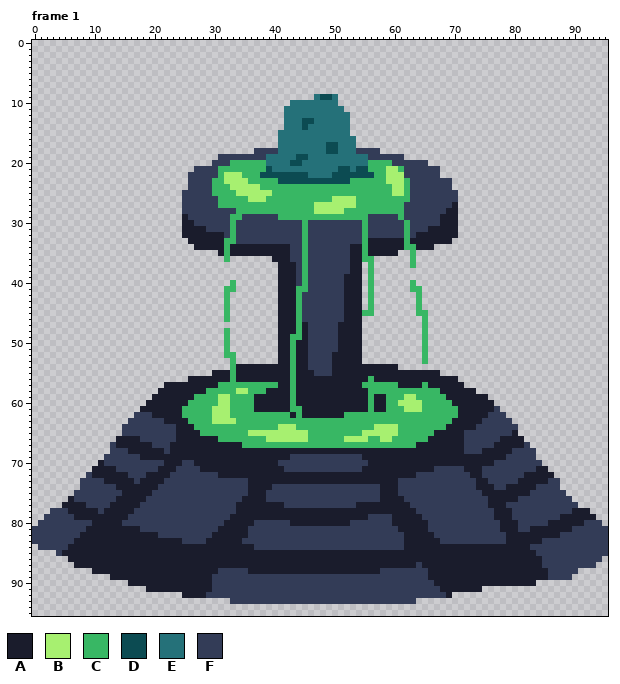
A pixel-art file gets an edit: Assets/Sprites/World/Fountain.aseprite. Above, as it was before the edit.
96x96 pixels, 1 frame. Shown: frame 1. The commit also changed other frames, which this record leaves out.
Palette (. is transparent): A #1a1c2c  B #a7f070  C #38b764  D #0c4b52  E #257179  F #333c57
Pixels before, frame 1 (only the part around the change), first column x 25:
 0 ............................................
 1 ............................................
 2 ............................................
 3 ............................................
 4 ............................................
 5 ............................................
 6 ............................................
 7 ............................................
 8 ............................................
 9 ......................EDDE..................
10 ..................EEEEEEEE..................
11 .................EEEEEEEEEE.................
12 .................EEEEEEEEEEE................
13 .................EEEDDEEEEEE................
14 .................EEEDEEEEEEE................
15 ................EEEEEEEEEEEE................
16 ................EEEEEEEEEEEEE...............
17 ................EEEEEEEEDDEEE...............
18 ............FFFFEEEEEEEEDDEEEFFFF...........
19 ......FFFFFFFFEEEEEDDEEEEEEEEEEFFFFFF.......
20 .....FFFCCCCCCEEEEDDEEEEEEEEEEECCCCFFFFFF...
21 ..FFFFCCCCCCCCDEEEEEEEEEEEDDEDDCCCBBCFFFFFF.
22 .FFFFFCBBBCCCDDDDDDDDEEEEDDDDDDDCCBBBFFFFFF.
23 .FFFFCCBBBBCCCCCDDDDDDDDDDDDCCCCCCBBBCFFFFFF
24 .FFFFCCCBBBBBCCCCCCCCCCCCCCCCCCCCCCBBCFFFFFF
25 FFFFFCCCCBBBBBBCCCCCCCCCCCCCCCCCCCCBBCFFFFFF
26 FFFFFFCCCCCBBBCCCCCCCCCCCBBBBCCCCCCCCCFFFFFF
27 FFFFFFCCCCCCCCCCCCCCCCBBBBBBBCCCCCCCCFFFFFFF
28 FFFFFFFFFCCCCCCCCCCCCCBBBBBCCCCCCCCCCFFFFFFF
29 AFFFFFFFCCFFFFFFCCCCCCCCCCCCCCCFFFFFCFFFFFFA
30 AAFFFFFFCFFFFFFFFFFFCFFFFFFFFFCFFFFFFCFFFFFA
31 AAAAFFFFCFFFFFFFFFFFCFFFFFFFFFCFFFFFFCFFFAAA
32 AAAAAAAFCFFFFFFFFFFFCFFFFFFFFFCFFFFFFCFAAAAA
33 .AAAAAACCFFFFFFFFFFFCFFFFFFFFFCAAAAAACAAAAAA
34 ..AAAAACAAAAAAAAAAFFCFFFFFFFAACAAAAAACCAAA..
35 ......ACAAAAAAAAAAFFCFFFFFFFAACAAAAA..C.....
36 .......C.......AAAFFCFFFFFFFAACC......C.....
37 ................AAAFCFFFFFFFAA.C......C.....
38 ................AAAFCFFFFFFFAA.C............
39 ................AAAFCFFFFFFAAA.C............
40 ........C.......AAAFCFFFFFFAAA.C......C.....
41 .......CC.......AAACCFFFFFFAAA.C......CC....
42 .......C........AAACFFFFFFFAAA.C.......C....
43 .......C........AAACFFFFFFFAAA.C.......C....
44 .......C........AAACFFFFFFFAAA.C.......C....
45 .......C........AAACFFFFFFFAAACC.......CC...
46 .......C........AAACFFFFFFFAAA..........C...
47 ................AAACAFFFFFAAAA..........C...
48 .......C........AAACAFFFFFAAAA..........C...
49 .......C........AACCAFFFFFAAAA..........C...
50 .......C........AACAAFFFFFAAAA..........C...
51 .......C........AACAAFFFFFAAAA..........C...
52 .......CC.......AACAAFFFFAAAAA..........C...
53 ........C.......AACAAFFFFAAAAA..........C...
54 ........CAAAAAAAAACAAFFFFAAAAAAAAAAA........
55 .....AAACAAAAAAAAACAAAFFFAAAAAAAAAAAAAAAAAA.
56 .AAAAAAACAAAAAAAAACAAAAAAAAAAAACAAAAAAAAAAAA
57 AAAAAACCCCCCCCCCAACAAAAAAAAAAACCCCCCAAAACAAA
58 AAAACCCCCBBCCCAAAACAAAAAAAAAAAACCCCCCCCCCCCA
59 AACCCCBBCCCCAAAAAACAAAAAAAAAAAACAACCCBBCCCCC
60 ACCCCCBBCCCCAAAAAACAAAAAAAAAAAACAACCBBBBCCCC
61 CCCCCBBBCCCCAAAAAACCAAAAAAAAAAACAACCCBBBCCCC
62 CCCCCBBBCCCCCCCCCCACAAAAAAACCCCCCCCCCCCCCCCC
63 ACCCCBBBBCCCCCCCCCCCCCCCCCCCCCCCCCCCCCCCCCCC
64 AACCCCCCCCCCCCCCBBBCCCCCCCCCCCCCBBBBCCCCCCCC
65 AAACCCCCCCCBBBBBBBBBBCCCCCCCCCBBBBBBCCCCCCAA
66 AAAAAACCCCCCCCBBBBBBBCCCCCCBBBBCCBBCCCCCCAAA
67 AAAAAAAAAACCCCCCCCCCCCCCCCCCCCCCCCCCCCCAAAAA
68 AAAAAAAAAAAAAAAAAAAAAAAAAAAAAAAAAAAAAAAAAAAA
69 AAAAAAAAAAAAAAAAAAFFFFFFFFFFFFAAAAAAAAAAAAAA
70 FFAAAAAAAAAAAAAAFFFFFFFFFFFFFFFAAAAAAAAAAAAA
71 FFFAAAAAAAAAAAAAAFFFFFFFFFFFFFAAAAAAAAAAAAFF
The same view after the edit:
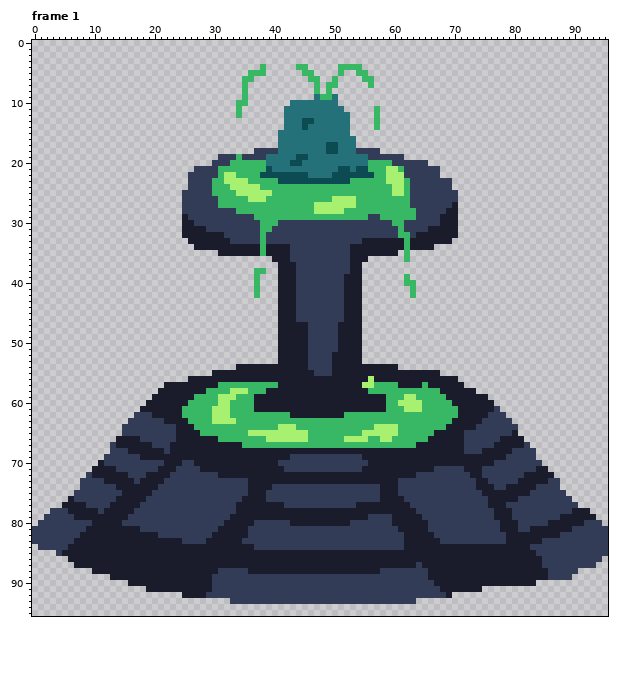
Change:
layer "Spout" added
Frame 1, layers "Spout", "Fountain":
Colour A replaces colour C in row 33 at x 32 and 55; in row 34 at x 32, 55 and 63; in row 35 at x 32 and 55; in row 36 at x 55; in rows 47 to 48 at x 44; in row 49 at x 43 to 44.
Colour A replaces colour C in rows 50 to 54 at x 43; in rows 55 to 56 at x 33 and 43; in rows 57 to 58 at x 43; in rows 59 to 60 at x 43 and 56; in row 61 at x 43 to 44 and 56; in row 62 at x 44.
Colour B replaces colour C in row 56 at x 56; in row 57 at x 55 to 56; in rows 58 to 59 at x 33.
Colour C is added in row 4 at x 38, 44 to 45 and 51 to 54; in row 5 at x 36 to 38, 45 to 46, 51 and 54 to 55; in row 6 at x 35 to 36, 46 to 47, 50 and 55 to 56; in row 7 at x 35, 47, 49 to 50 and 56; in row 8 at x 35, 47 and 49; in row 9 at x 35.
Colour C is added in row 10 at x 34 to 35; in rows 11 to 12 at x 34 and 57; in rows 13 to 14 at x 57; in rows 35 to 36 at x 62; in row 38 at x 37 to 38; in rows 39 to 40 at x 37 and 62.
Colour C is added in row 41 at x 37; in row 42 at x 37 and 63.
Colour C replaces colour A in rows 34 to 35 at x 38.
Colour C replaces colour B in row 22 at x 34.
Colour C replaces colour D in row 9 at x 48 to 49.
Colour C replaces colour F in row 19 at x 34; in row 27 at x 62; in row 28 at x 62 to 63; in row 29 at x 37 to 40, 58 to 60 and 62 to 63; in row 30 at x 38 to 40 and 60 to 61; in row 31 at x 38 to 39 and 61.
Colour C replaces colour F in row 32 at x 38 and 61; in row 33 at x 38.
Colour F replaces colour C in row 29 at x 33 to 34; in rows 30 to 31 at x 33, 45, 55 and 62; in row 32 at x 33, 45 and 55; in row 33 at x 33 and 45; in rows 34 to 40 at x 45; in row 41 at x 44 to 45.
Colour F replaces colour C in rows 42 to 46 at x 44.
The edit erases colour C in row 35 at x 63; in row 36 at x 32, 56 and 63; in row 37 at x 56 and 63; in rows 38 to 39 at x 56; in row 40 at x 33 and 56; in row 41 at x 32 to 33, 56 and 64.
The edit erases colour C in rows 42 to 44 at x 32, 56 and 64; in row 45 at x 32, 55 to 56 and 64 to 65; in row 46 at x 32 and 65; in row 47 at x 65; in rows 48 to 51 at x 32 and 65; in row 52 at x 32 to 33 and 65.
The edit erases colour C in row 53 at x 33 and 65; in row 54 at x 33.
Boxes around the changes in both pictures, in picture pixels (x1, y1, x2, y2):
added: (236, 64, 266, 118)
changed: (296, 64, 380, 130)
changed: (236, 154, 242, 178)
changed: (362, 202, 428, 364)
changed: (224, 214, 278, 400)
changed: (290, 220, 308, 418)
changed: (362, 376, 374, 412)
